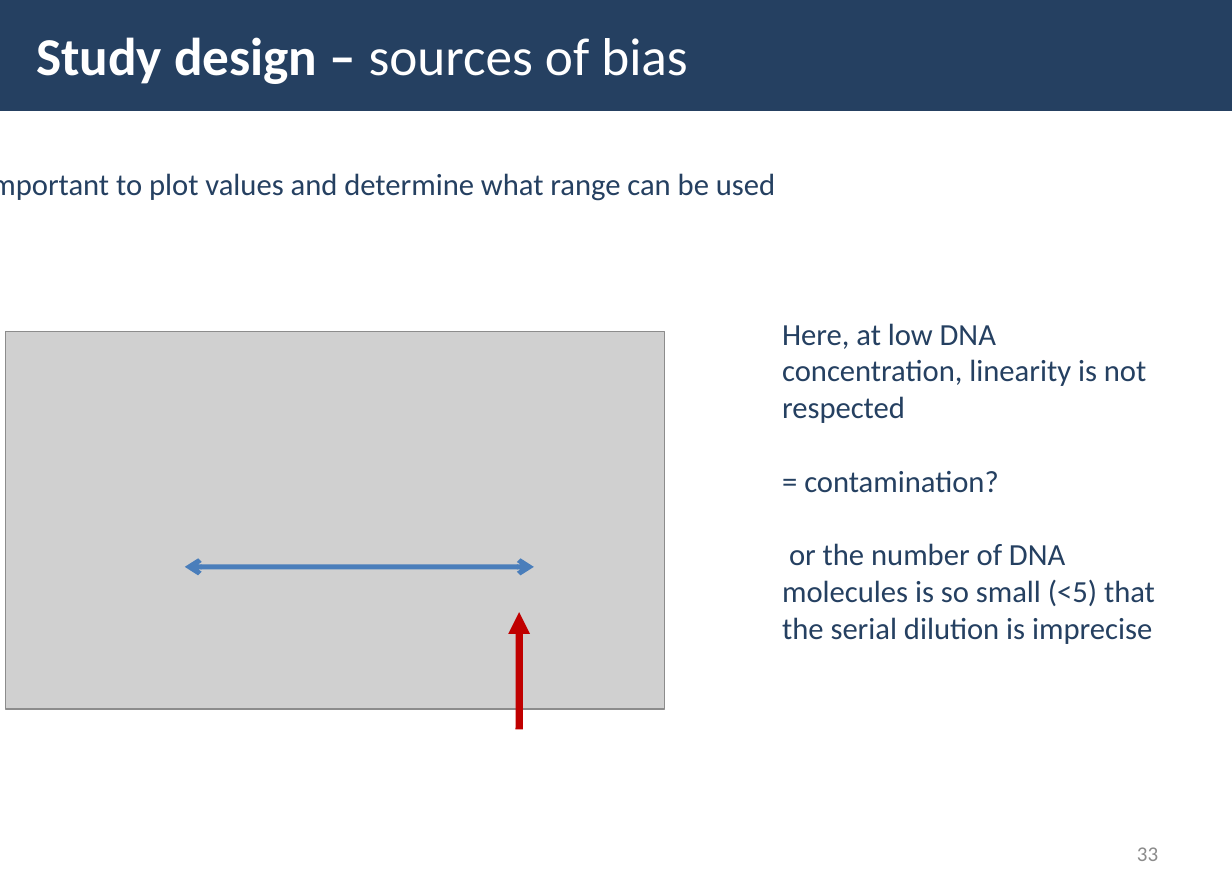
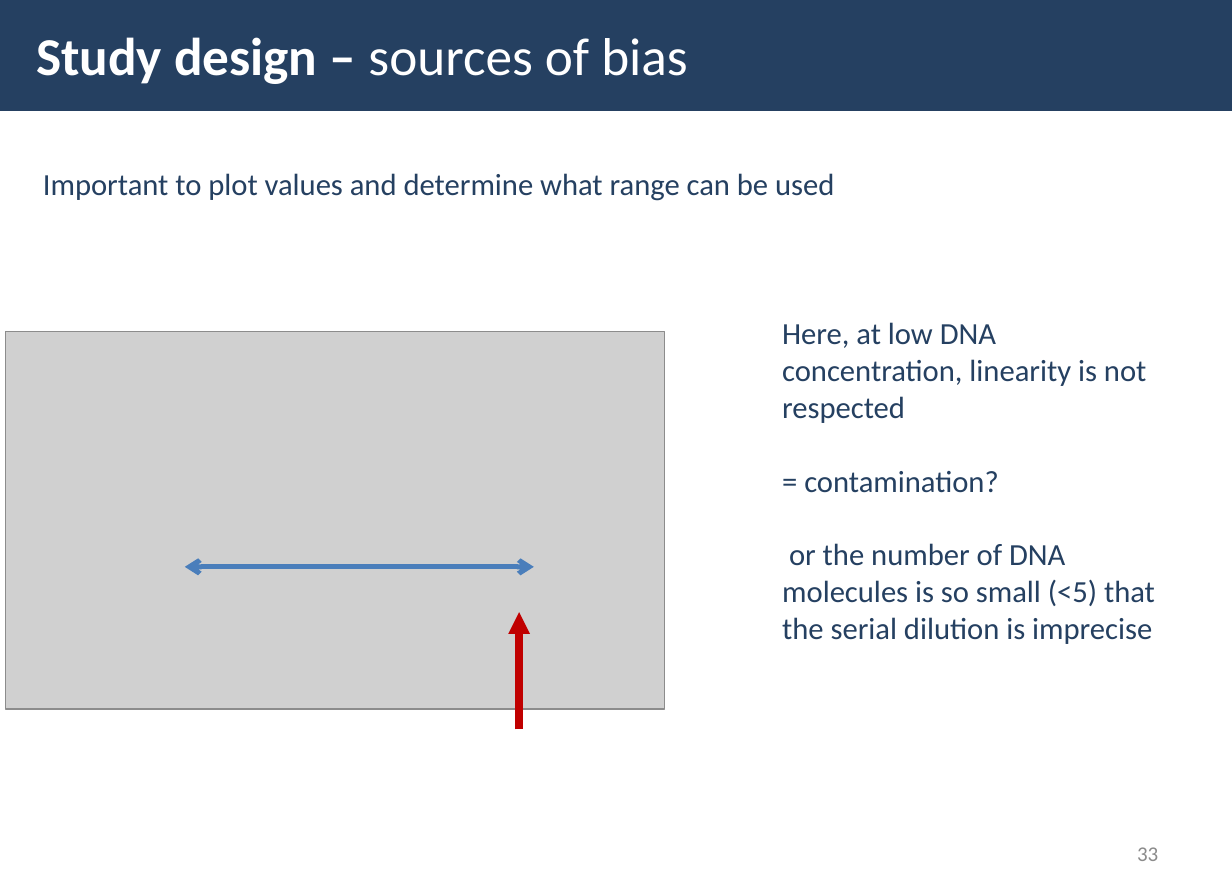
Before and after one commit to UBC-PATH/PATH548L-2026, a slide deck: slide 33 of slides/Module 7 PATH 548L 2026 - study design considerations.pptx. Drawn at 1232x895 pixels with LibreOffice and Linux fonts; fonts in the diff are those of the drawing; grey boxes stand for pictures. Boxes give left, top, right and bottom in pixels: in the first picture for what was removed or moved away, otherwise in the second. Text is boxed around its words. In the diff, an @@ line names an element or a change of style, - is before the commit and + after.

```diff
--- a/slides/Module 7 PATH 548L 2026 - study design considerations.pptx
+++ b/slides/Module 7 PATH 548L 2026 - study design considerations.pptx
@@ text "Important to plot values and ..." rewrapped from [116,173,775,201] to [43,173,834,201] @@
```
Also in this commit, not shown: 42 other slides changed, 5 other files.
